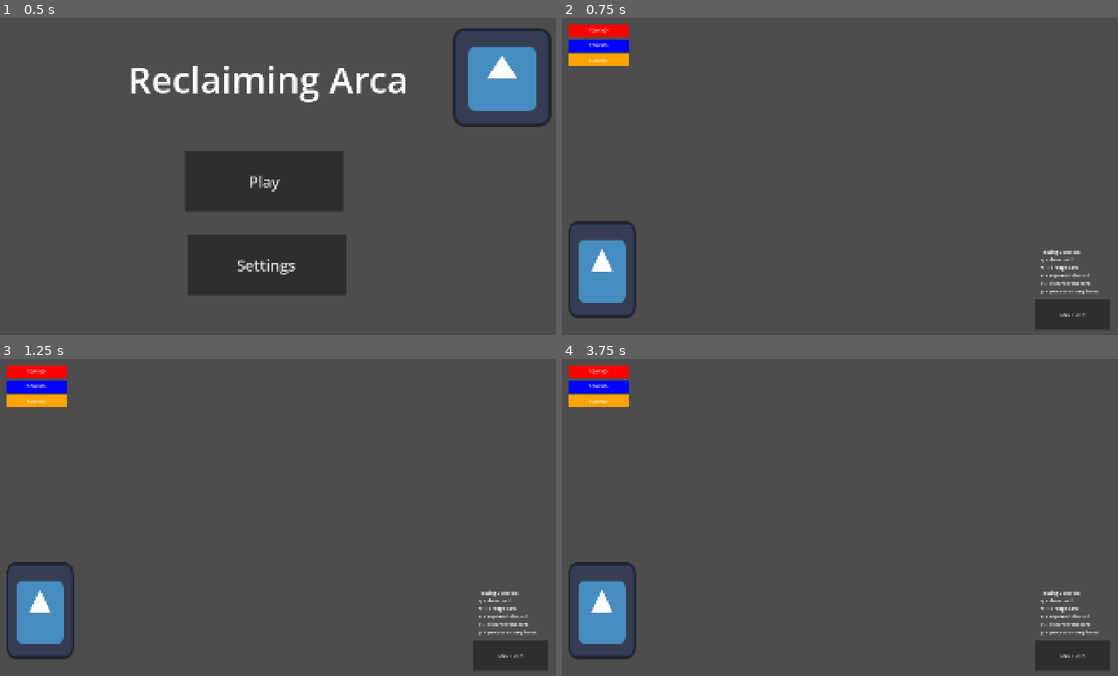
Above: before the commit, frames 1-4 (two rows, left to right).
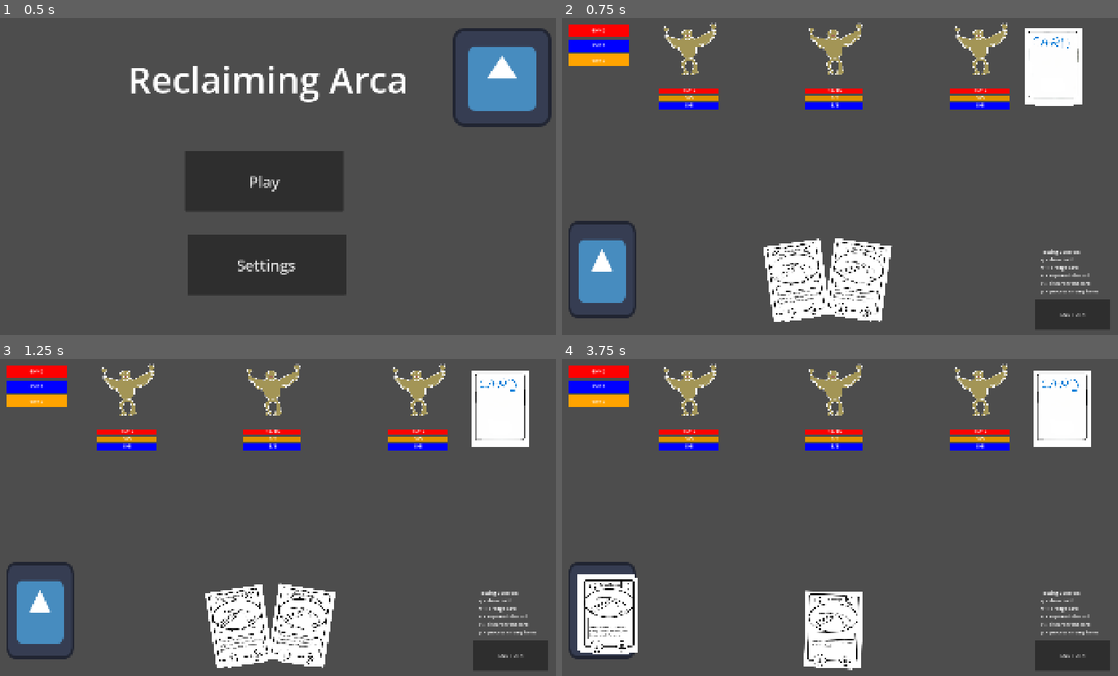
Above: after the commit, the same moments.

Repository: idealmonke/2.5d-test
Game: Godot game, scene res://game_data/scenes/Main_Menu.tscn
Two runs of this game, one before a commit and one after it. Both use one fixed random seed, a clock stepped at 60 frames per second and the inputs below. The engine's default icon, where the game draws it, is replaced by a stand-in: a white triangle on a blue panel in a dark square.
Inputs (mouse positions are in pixels of both pictures, inside the frame that each line leads up to):
- Up to frame 1 (0.5 s): no input
- Up to frame 2 (0.75 s): click "Play" at 0.5 s
- Up to frame 3 (1.25 s): no input
- Up to frame 4 (3.75 s): click "END TURN" at 1.25 s; tap Enter at 2, 3.5 s; drag from (600, 609) to (895, 444) at 2.02 s; tap Space at 2.75 s; drag from (717, 533) to (600, 609) at 2.77 s; move the mouse to (895, 444) at 3.52 s; hold W from 3.53 s (still down); tap R at 3.6 s

Frame 1 is identical in both runs. In frame 2, 11% of the frame differs, in the area x 4-94%, y 1-96%; in frame 3, 11%; in frame 4, 11%, in the area x 2-96%, y 1-99%.
Error before the commit: Parse Error: Too many arguments for "execute()" call. Expected at most 0 but received 1. (res://game_data/scripts/battle_controller.gd:121)

Commit message:
Daniel needs to get his shit together

Diff:
--- /dev/null
+++ b/game_data/status_effects/status_effect_abilities/new_script.gd
@@ -0,0 +1,4 @@
+class_name burning_ability
+extends status_effect_ability
+
+func execute() -> void:
--- a/game_data/status_effects/status_effect_ability.gd
+++ b/game_data/status_effects/status_effect_ability.gd
@@ -1,5 +1,5 @@
-class_name skill_card_ability
+class_name status_effect_ability
 extends Resource
 
-func execute() -> void:
+func execute(target: Variant) -> void:
 	pass
--- a/game_data/status_effects/status_effect_data.gd
+++ b/game_data/status_effects/status_effect_data.gd
@@ -4,6 +4,7 @@
 var name: String
 var desc: String
 var display_image: Texture2D
+var ability: status_effect_ability
 var timing: COMMON_ENUMS.TIMING
 var effect: COMMON_ENUMS.STATUS_EFFECT
 var status_type: COMMON_ENUMS.STATUS_TYPE
Not shown, added: game_data/status_effects/status_effect_abilities/new_script.gd.uid
